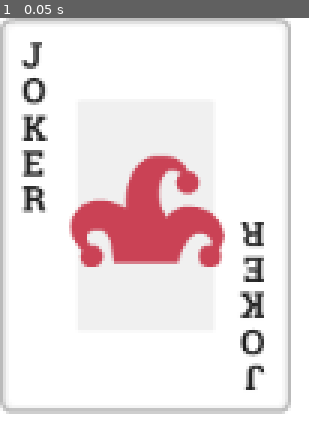
Above: before the commit, frame 1.
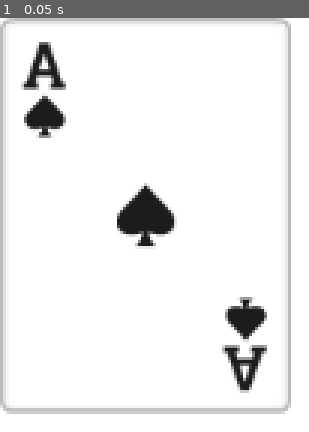
Above: after the commit, the same moment.

Repository: scy0416/deque_card_game
Game: Godot game, scene res://Scenes/card.tscn
Two runs of this game, one before a commit and one after it. Both use one fixed random seed, a clock stepped at 60 frames per second and the inputs below. This scene is started directly instead of the project's main scene.
Inputs:
- Up to frame 1 (0.05 s): no input

The runs differ from the first frame. In frame 1, 14% of the frame differs, in the area x 6-87%, y 5-91%.

Commit message:
카드 숫자 변경 시 툴에서 적용되는 기능 추가및 카드 씬 완성

Diff:
--- a/Scenes/card.tscn
+++ b/Scenes/card.tscn
@@ -1,8 +1,8 @@
 [gd_scene load_steps=3 format=3 uid="uid://do22l6w1ilhvp"]
 
-[ext_resource type="Texture2D" uid="uid://cr566lhwassob" path="res://cards/Joker.png" id="1_2cf7r"]
+[ext_resource type="Texture2D" uid="uid://d22vk5k3ft8lq" path="res://cards/Spade-A.png" id="1_8j1aw"]
 [ext_resource type="Script" path="res://Scripts/Card.gd" id="1_ky6nq"]
 
 [node name="Card" type="TextureRect"]
-texture = ExtResource("1_2cf7r")
+texture = ExtResource("1_8j1aw")
 script = ExtResource("1_ky6nq")
--- a/Scripts/Card.gd
+++ b/Scripts/Card.gd
@@ -7,7 +7,11 @@
 		card_pattern = value
 		if not isJoker:
 			texture = load("res://cards/" + value + "-" + card_num + ".png")
-@export_enum("A", "2", "3", "4", "5", "6", "7", "8", "9", "10", "J", "Q", "K") var card_num:String = "A"
+@export_enum("A", "2", "3", "4", "5", "6", "7", "8", "9", "10", "J", "Q", "K") var card_num:String = "A":
+	set(value):
+		card_num = value
+		if not isJoker:
+			texture = load("res://cards/" + card_pattern + "-" + value + ".png")
 @export var isJoker:bool = false:
 	set(value):
 		isJoker = value
